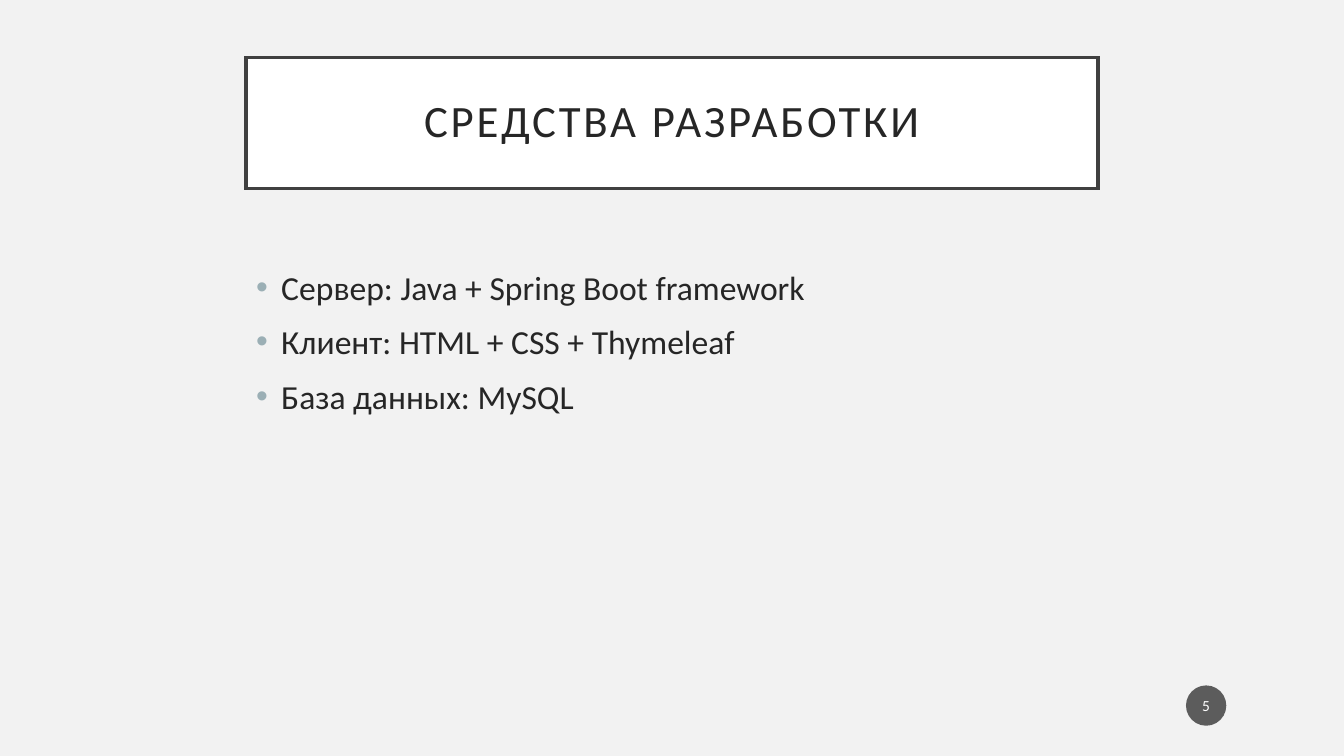
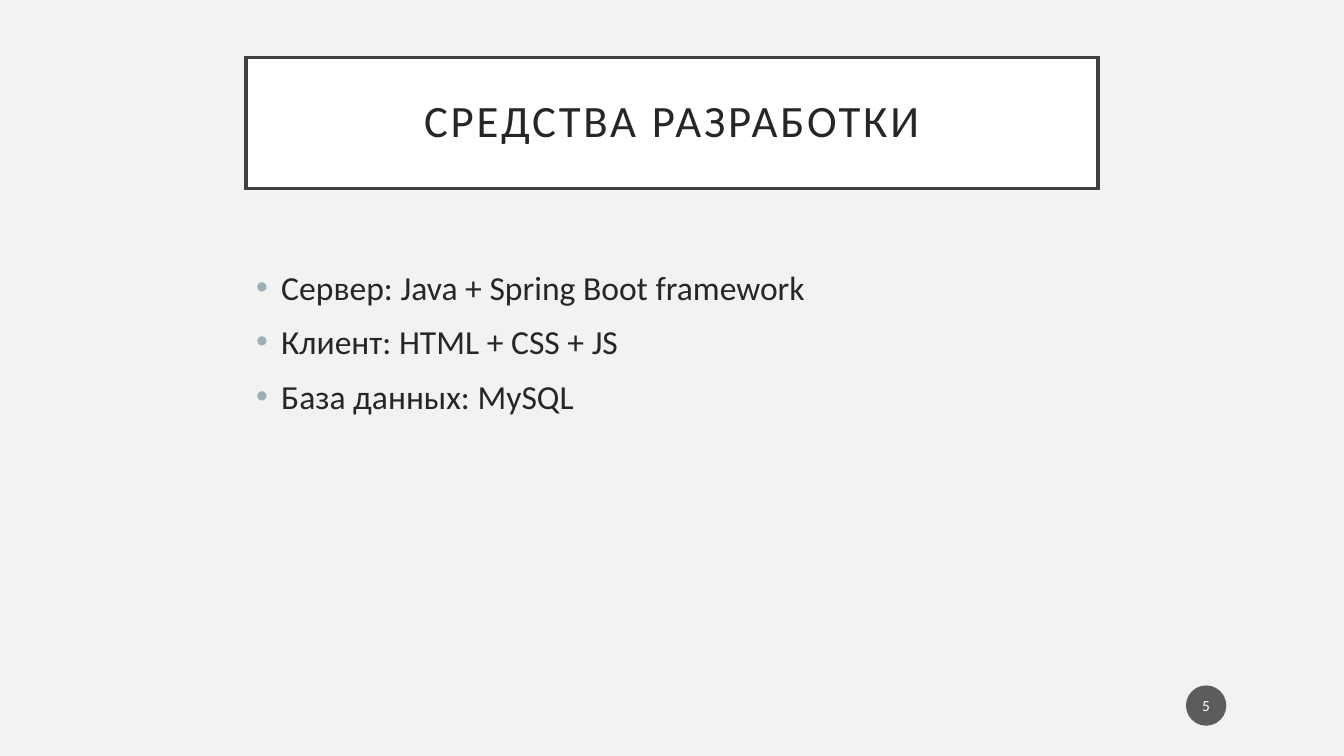
Before and after one commit to ThePerceval/CourseProject, a slide deck: slide 5 of Documentation/Presentation.pptx. Drawn at 1344x756 pixels with LibreOffice and Linux fonts; fonts in the diff are those of the drawing. Boxes give left, top, right and bottom in pixels: in the first picture for what was removed or moved away, otherwise in the second. Text is boxed around its words. In the diff, an @@ line names an element or a change of style, - is before the commit and + after.

```diff
--- a/Documentation/Presentation.pptx
+++ b/Documentation/Presentation.pptx
@@ text at <box>281,332,618,355</box>: text changed @@
-• Клиент: HTML + CSS + Thymeleaf
+• Клиент: HTML + CSS + JS
```
Also in this commit, not shown: 8 other files.
